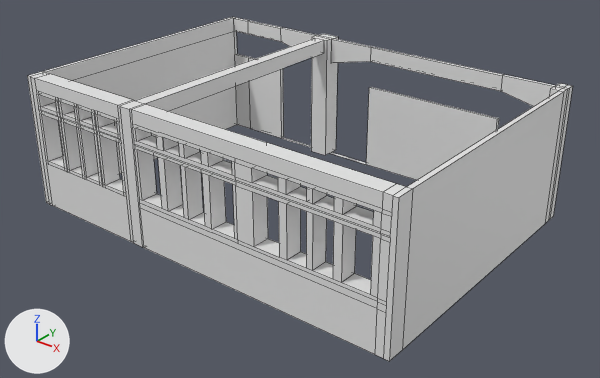
One commit to the Blender file Room-Box/Assets/Models/107.blend: the scene before it, then after it.
Before and after are seen from a camera (50 mm lens) standing at (16.39, -17.38, 9.28) and looking at (5.39, -3.64, 0.76). Every picture has the same lights, and +X, +Y and +Z are marked at lower left. Mesh edges are drawn as thin lines.

In view in the first picture: 'Room'.
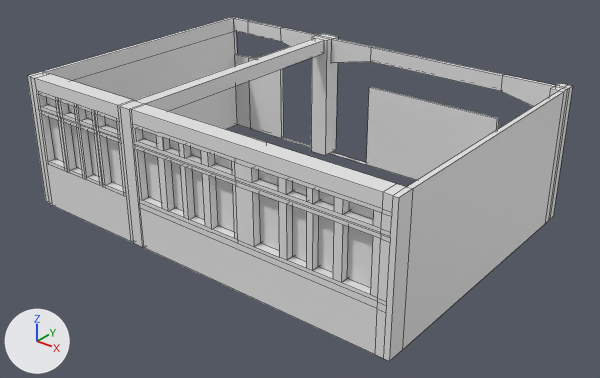
Commit message: Add windows to room 107

Edits to the bpy script that builds the scene:
```text
Add me_plane_006:
    me_plane_006.from_pydata(...)  # 96 vertices, 24 faces; spans x 0.0..9.26, y 0.0, z 0.0..1.68
    me_plane_006.materials.append(mat_glass)  # white #e7e7e7
Add ob_windowsoutside:
    ob_windowsoutside = bpy.data.objects.new('WindowsOutside', me_plane_006)
    ob_windowsoutside.location = (0.36, -6.75, 1.21)
```

What differs and where, as boxes [x1, y1, x2, y2] in the pictures (600 x 378 px):
'WindowsOutside', added
    after: [46, 97, 374, 288]
